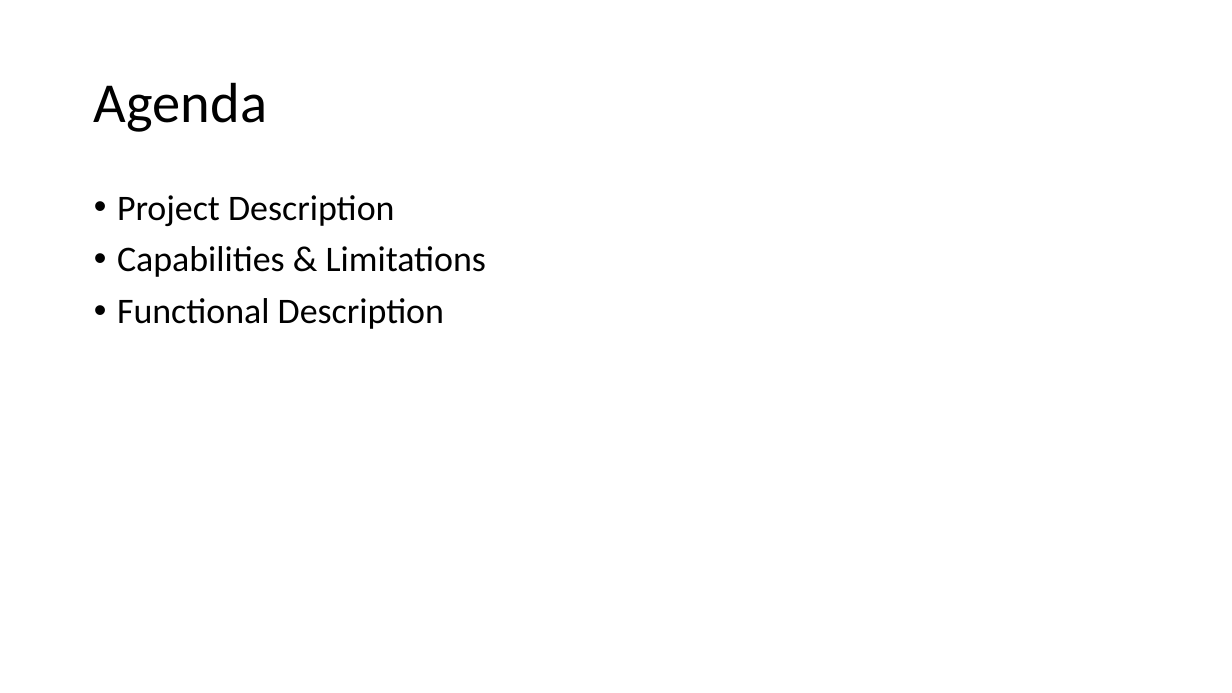
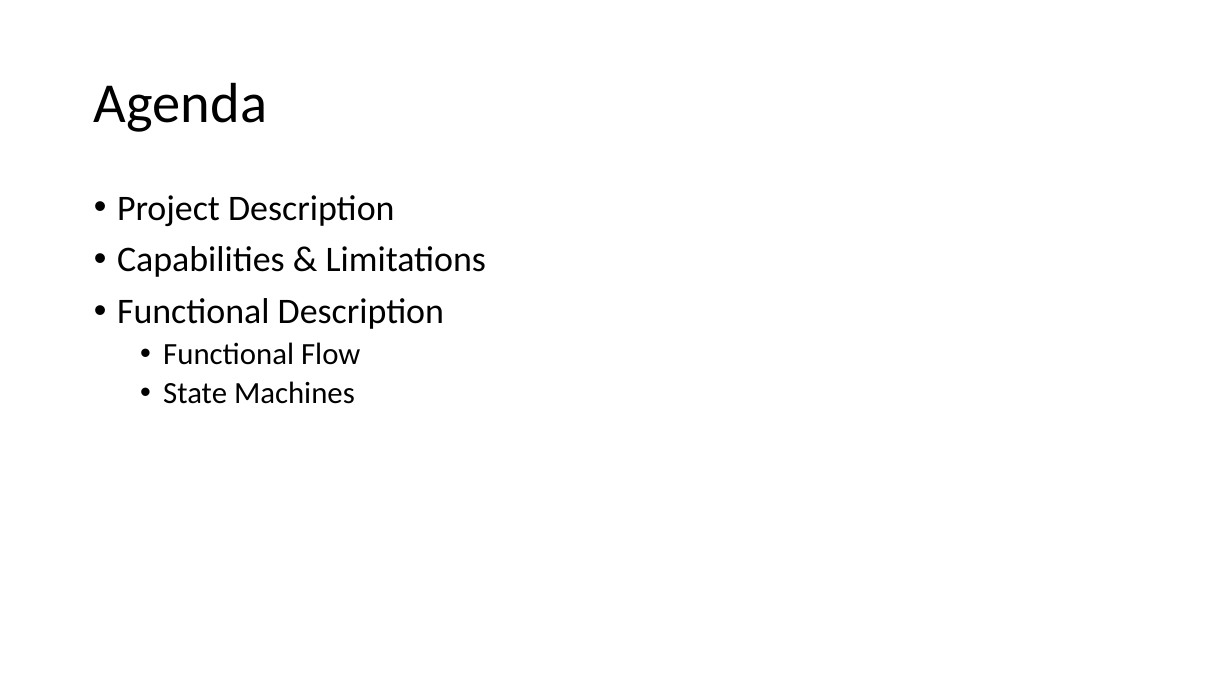
Before and after one commit to kparlak/dart-scoring-system, a slide deck: slide 2 of documentation/Dart_Scoring_System_PDR.pptx. Drawn at 1232x693 pixels with LibreOffice and Linux fonts; fonts in the diff are those of the drawing. Boxes give left, top, right and bottom in pixels: in the first picture for what was removed or moved away, otherwise in the second. Text is boxed around its words. In the diff, an @@ line names an element or a change of style, - is before the commit and + after.

Commit message:
Create state machine diagrams

```diff
--- a/documentation/Dart_Scoring_System_PDR.pptx
+++ b/documentation/Dart_Scoring_System_PDR.pptx
@@ text at <box>163,342,360,404</box>: paragraphs added @@
+  • Functional Flow
+  • State Machines
```
Also in this commit, not shown: 1 other slide changed, 2 slides added, 3 slides removed, 6 other files.
